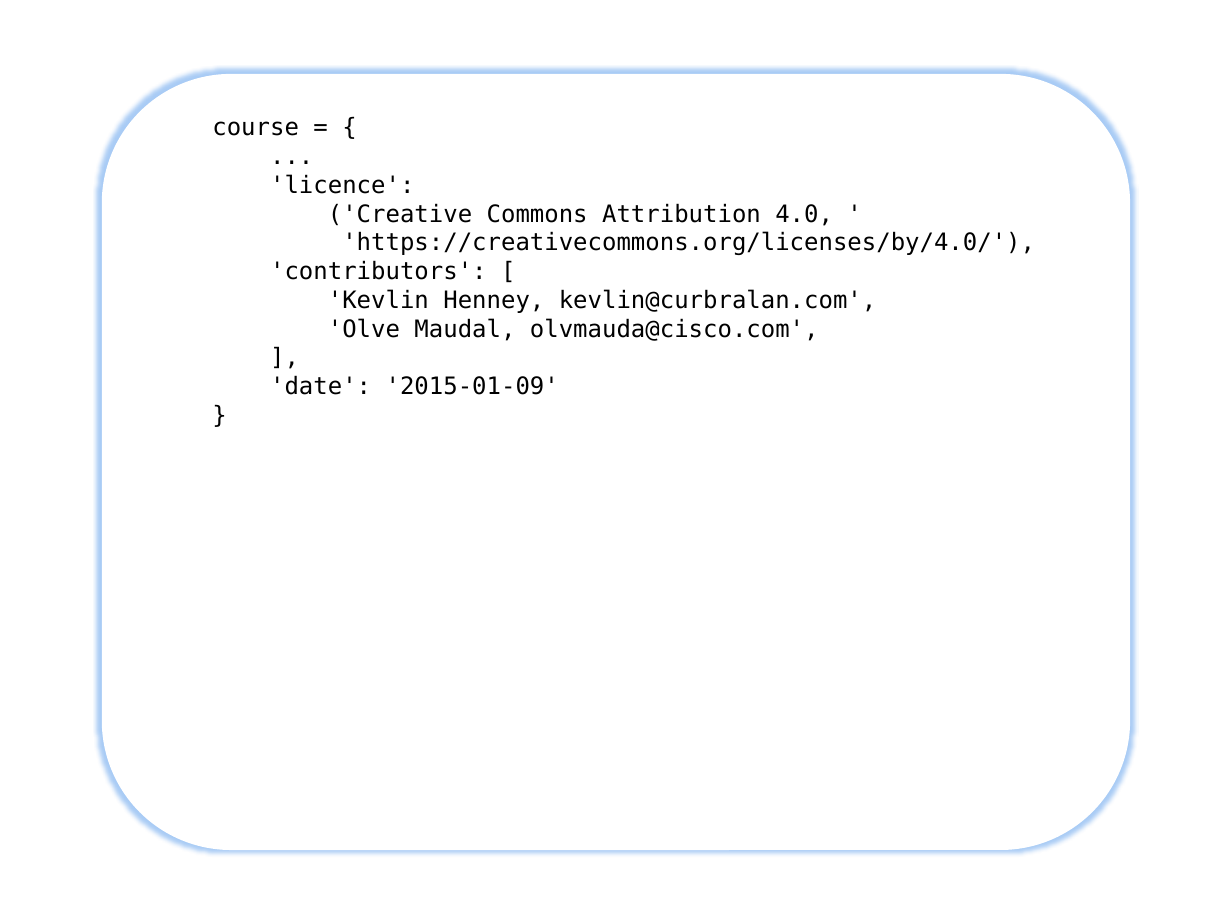
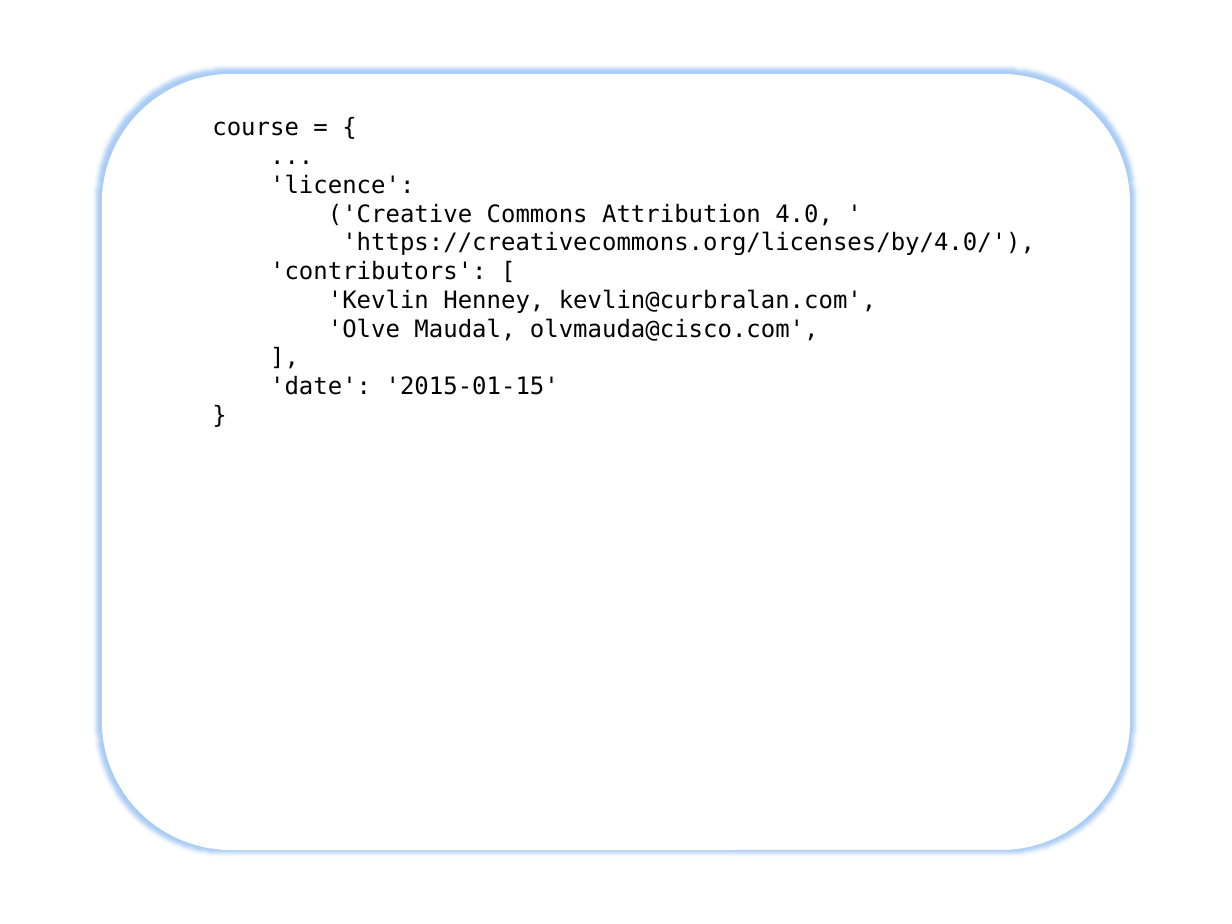
Before and after one commit to JonJagger/two-day-courses, a slide deck: slide 3 of pf/Python Foundation.pptx. Drawn at 1232x924 pixels with LibreOffice and Linux fonts; fonts in the diff are those of the drawing. Boxes give left, top, right and bottom in pixels: in the first picture for what was removed or moved away, otherwise in the second. Text is boxed around its words. In the diff, an @@ line names an element or a change of style, - is before the commit and + after.

```diff
--- a/pf/Python Foundation.pptx
+++ b/pf/Python Foundation.pptx
@@ text in rounded rectangle at [270, 375, 559, 395]: text changed @@
-'date': '2015-01-09'
+'date': '2015-01-15'
```
Also in this commit, not shown: 2 other slides changed, 1 other file.
